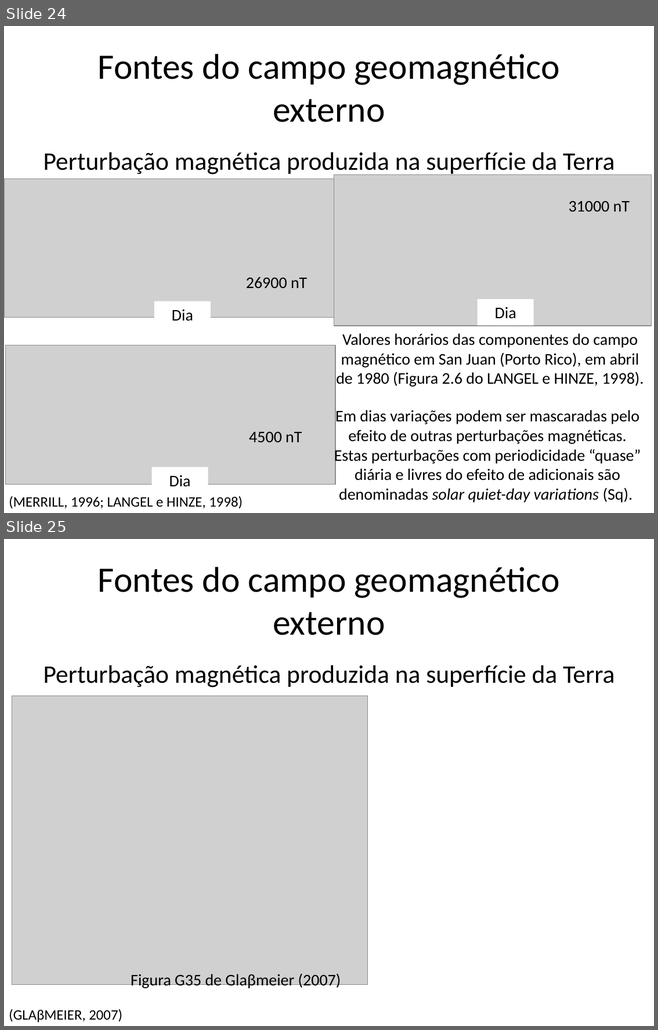
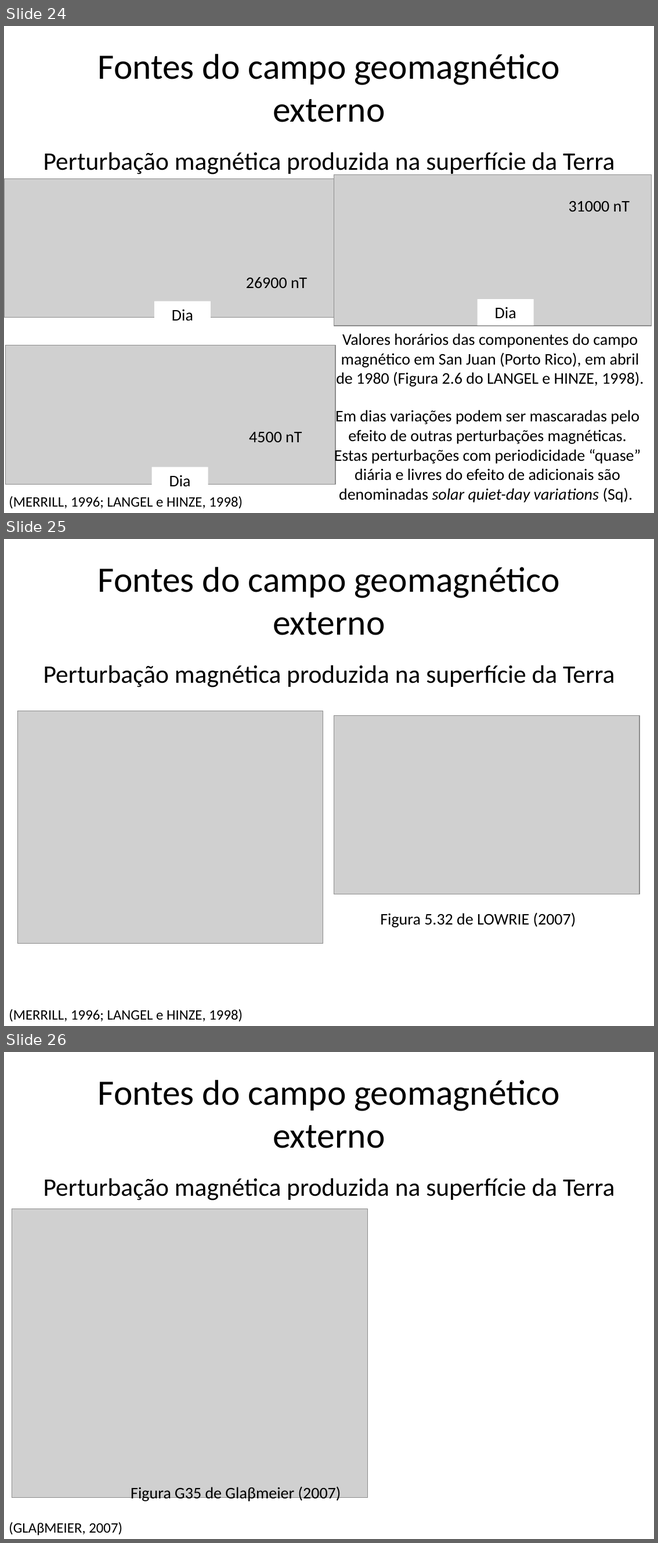
Before and after one commit to birocoles/Disciplina-metodos-potenciais, a slide deck: Aulas/Campo_geomagnetico/aula_campo_geomagnetico.pptx. Shown one above the other, each under a label of ours: slides 24 and 25 before the commit, slides 24, 25 and 26 after it. The pictures are 658x1030 and 658x1543 pixels, drawn with LibreOffice and Linux fonts; fonts in the diff are those of the drawing; grey boxes stand for pictures. Boxes give left, top, right and bottom in pixels: in the first picture for what was removed or moved away, otherwise in the second. Text is boxed around its words. In the diff, an @@ line names an element or a change of style, - is before the commit and + after.

Commit message:
figura do lowrie sobre variacao diurna

```diff
--- a/Aulas/Campo_geomagnetico/aula_campo_geomagnetico.pptx
+++ b/Aulas/Campo_geomagnetico/aula_campo_geomagnetico.pptx
@@ slide 25 added at [4, 539, 654, 1026], background #FFFFFF @@
@@ title added at [98, 567, 560, 635], 39.6 pt, text #000000 @@
+Fontes do campo geomagnético externo
@@ text added at [43, 665, 614, 687], 28 pt, text #000000 @@
+Perturbação magnética produzida na superfície da Terra
@@ picture added at [18, 711, 323, 944] @@
@@ picture added at [334, 716, 639, 895] @@
@@ text added at [380, 913, 576, 928], 18 pt, text #000000 @@
+Figura 5.32 de LOWRIE (2007)
@@ text added at [9, 1009, 242, 1022], 16 pt, text #000000 @@
+(MERRILL, 1996; LANGEL e HINZE, 1998)
@@ what was slide 25 is now slide 26 @@
```
Also in this commit, not shown: 1 slide changed, 2 slides removed, 1 other file.
